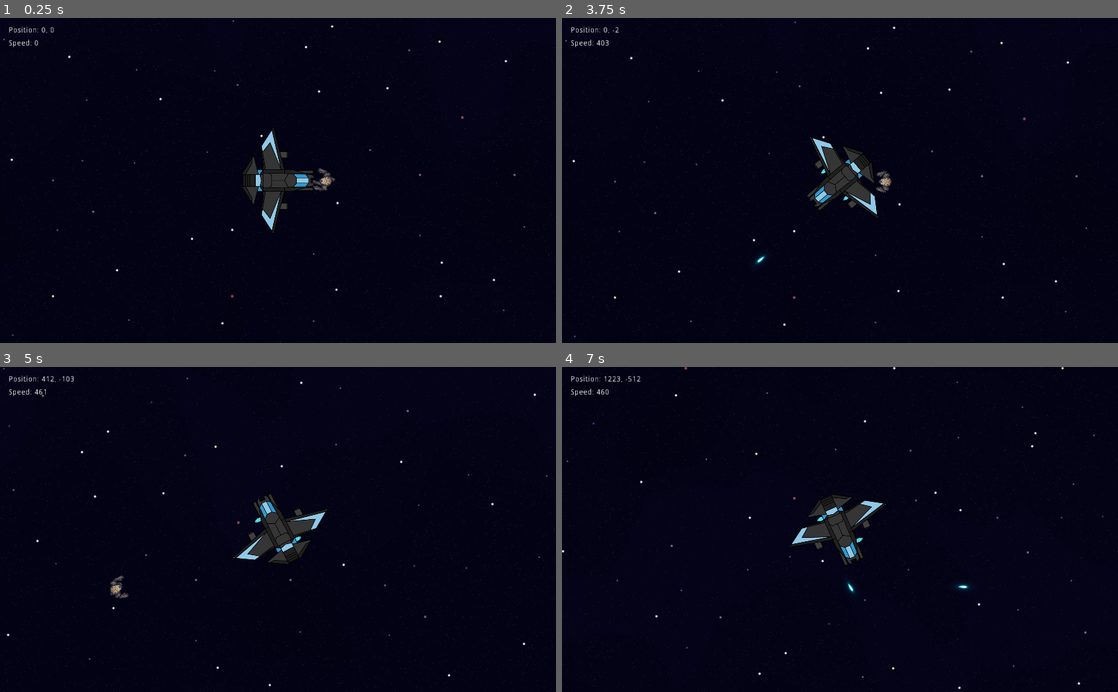
Above: before the commit, frames 1-4 (two rows, left to right).
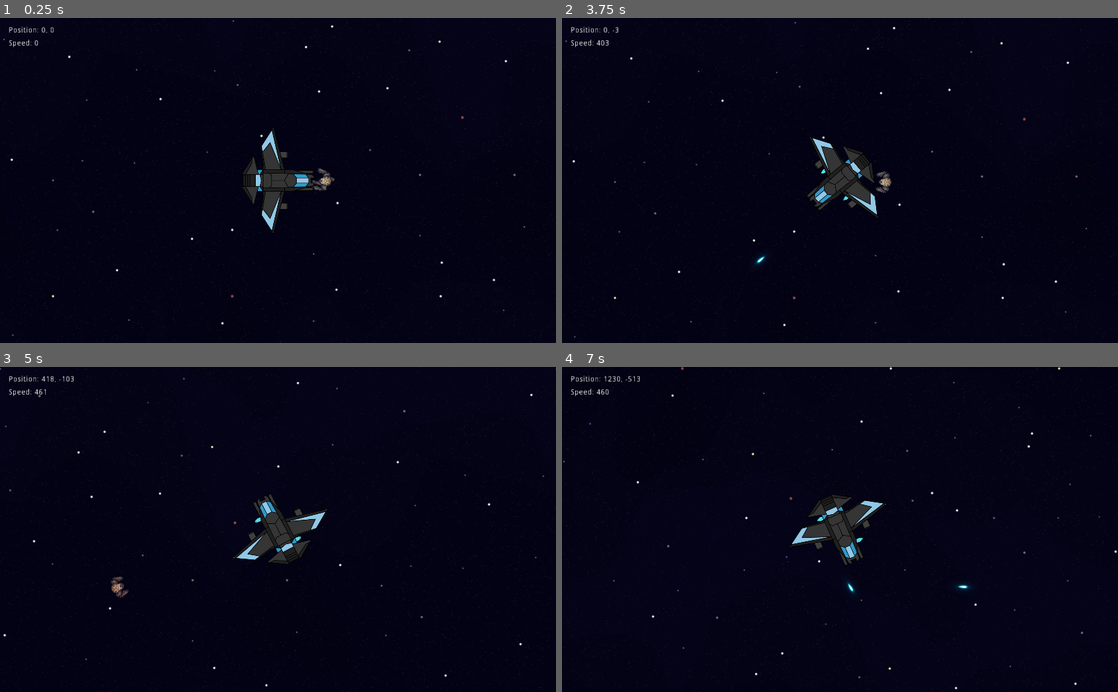
Above: after the commit, the same moments.

Repository: Bradels/minijam2022
Game: Godot game, scene res://Levels/SpaceshipTest.tscn
The game is run twice, just before and just after one commit, with the same random seed, the same clock (stepped at 60 frames per second) and the same inputs. This scene is started directly instead of the project's main scene.
Inputs (mouse positions are in pixels of both pictures, inside the frame that each line leads up to):
- Up to frame 1 (0.25 s): no input
- Up to frame 2 (3.75 s): move the mouse to (812, 245) at 0.52 s; press the mouse at (812, 245) at 0.53 s; hold W (ship_forward) 0.53-2.03 s; move the mouse to (1006, 229) at 1.27 s; release the mouse at (1006, 229) at 1.28 s; right-click (1006, 229) at 1.35 s; move the mouse to (673, 131) at 2.02 s; hold Mouse wheel up (zoom_in) 2.03-2.78 s; hold A (left) 2.03-3.53 s; move the mouse to (867, 180) at 2.77 s; tap Mouse wheel down (zoom_out) at 2.85 s; move the mouse to (756, 99) at 3.52 s; press the mouse at (756, 99) at 3.53 s; hold S (down) from 3.53 s (still down)
- Up to frame 3 (5 s): move the mouse to (400, 513) at 4.27 s; release S (down) at 4.28 s; release the mouse at (400, 513) at 4.28 s; hold D (right) from 4.28 s (still down); right-click (400, 513) at 4.35 s
- Up to frame 4 (7 s): move the mouse to (728, 545) at 5.02 s; release D (right) at 5.03 s; hold W (ship_forward) 5.03-5.78 s; hold Mouse wheel up (zoom_in) 5.03-5.78 s; move the mouse to (895, 458) at 5.77 s; hold D (right) from 5.78 s (still down); tap Mouse wheel down (zoom_out) at 5.85 s; move the mouse to (812, 594) at 6.52 s; press the mouse at (812, 594) at 6.53 s

The runs differ from the first frame. In frame 1, less than 0.1% of the frame differs, in the area x 56-61%, y 46-54%; in frame 2, 0.2%; in frame 3, 0.9%, in the area x 0-100%, y 0-100%; in frame 4, 0.9%.
Error in both runs: Attempt to call function 'play' in base 'null instance' on a null instance. (res://Components/Entities/Projectiles/Projectile.gd:14)

Commit message:
fix: enemy animations

Diff:
--- a/Components/Entities/Enemy/Enemy.gd
+++ b/Components/Entities/Enemy/Enemy.gd
@@ -4,7 +4,7 @@
 signal died(id)
 
 
-enum ENEMY_STATES {IDLE,FOLLOWING,CLAWING,SHOOTING,DYING}
+enum ENEMY_STATES { IDLE, FOLLOWING, CLAWING, SHOOTING, DYING }
 
 var id = ''
 var velocity = Vector2.ZERO
@@ -12,32 +12,26 @@
 
 onready var is_host = get_tree().get_network_unique_id() in [0, 1]
 onready var _animation_player = $AnimationPlayer
-onready var _state = ENEMY_STATES.IDLE
 
-export(float) var search_radius = 200
-export(float) var attack_radius = 70
-export(float) var enemy_speed = 45
-export(int) var enemy_health = 2
-export(int) var _enemy_damage = 1
+export(int) var health = 2
+export(int) var damage = 1
+export(float) var speed = 48
+export(float) var search_radius = 256
+export(float) var attack_radius = 64
 
 
 func _process(_delta):
 	set_nearest_player_or_null()
 
-	if is_host:
-		_determine_state()
-
-	if _state == ENEMY_STATES.CLAWING:
-		attack()
-
-	if _state == ENEMY_STATES.FOLLOWING:
-		follow_player()
-
-	if _state == ENEMY_STATES.IDLE:
-		idle()
-
-	if _state == ENEMY_STATES.DYING:
-		death()
+	match _determine_state():
+		ENEMY_STATES.CLAWING:
+			attack()
+		ENEMY_STATES.FOLLOWING:
+			follow_player()
+		ENEMY_STATES.IDLE:
+			idle()
+		ENEMY_STATES.DYING:
+			death()
 
 
 func _physics_process(_delta):
@@ -50,9 +44,9 @@
 		velocity = new_velocity
 
 
-func _queue_animation(name):
+func _play_animation(name):
 	if _animation_player.current_animation != name:
-		_animation_player.queue(name)
+		_animation_player.play(name)
 
 
 func _look_at(rotation):
@@ -61,23 +55,22 @@
 
 
 func _determine_state():
-	if _state == ENEMY_STATES.DYING || enemy_health <= 0:
-		_state = ENEMY_STATES.DYING
-		return
+	if health <= 0:
+		return ENEMY_STATES.DYING
 
 	if nearest_player == null:
-		return
+		return ENEMY_STATES.IDLE
 
 	var distance_to_nearest_player = global_position.distance_to(nearest_player.global_position)
 
 	if distance_to_nearest_player < search_radius:
-		_state = ENEMY_STATES.FOLLOWING
+		return ENEMY_STATES.FOLLOWING
 
 	if distance_to_nearest_player > search_radius:
-		_state = ENEMY_STATES.IDLE
+		return ENEMY_STATES.IDLE
 
 	if distance_to_nearest_player < attack_radius:
-		_state = ENEMY_STATES.CLAWING
+		return ENEMY_STATES.CLAWING
 
 
 func set_nearest_player_or_null():
@@ -100,30 +93,30 @@
 		return
 
 	_look_at(nearest_player.global_position)
-	_set_velocity(transform.x * enemy_speed)
-	_queue_animation('Walk')
+	_play_animation('Walk')
+	_set_velocity(transform.x * speed)
 
 
 func idle():
+	_play_animation('Idle')
 	_set_velocity(Vector2.ZERO)
-	_queue_animation('Idle')
 
 
 func hurt(amount):
-	if _state == ENEMY_STATES.DYING:
+	if health <= 0:
 		return
 
-	_animation_player.play("Hurt")
-	enemy_health -= amount
+	_play_animation("Hurt")
+	health -= amount
 
 
 func death():
-	_animation_player.play("Death")
+	_play_animation("Death")
 	_set_velocity(Vector2.ZERO)
 
 
 func attack():
-	_queue_animation('Attack')
+	_play_animation('Attack')
 
 
 func _on_AnimationPlayer_animation_finished(name):
--- a/Components/Entities/Enemy/Enemy.tscn
+++ b/Components/Entities/Enemy/Enemy.tscn
@@ -276,7 +276,6 @@
 rotation = -1.5708
 frames = SubResource( 23 )
 animation = "claw_attack"
-frame = 1
 playing = true
 
 [node name="Hitbox" type="Area2D" parent="."]
